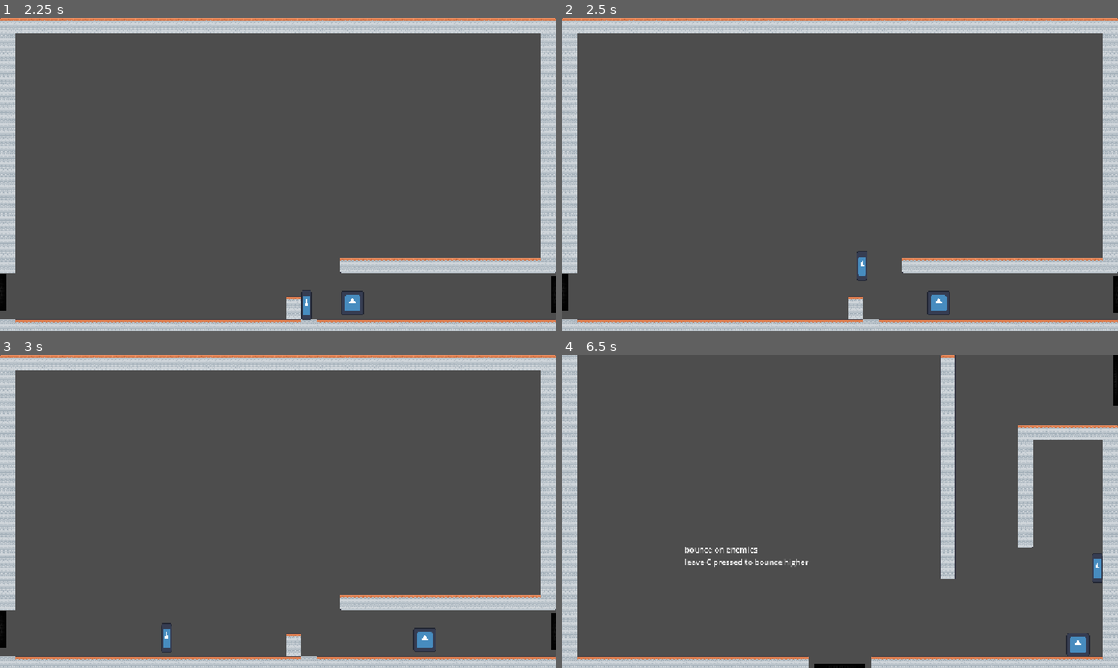
Above: before the commit, frames 1-4 (two rows, left to right).
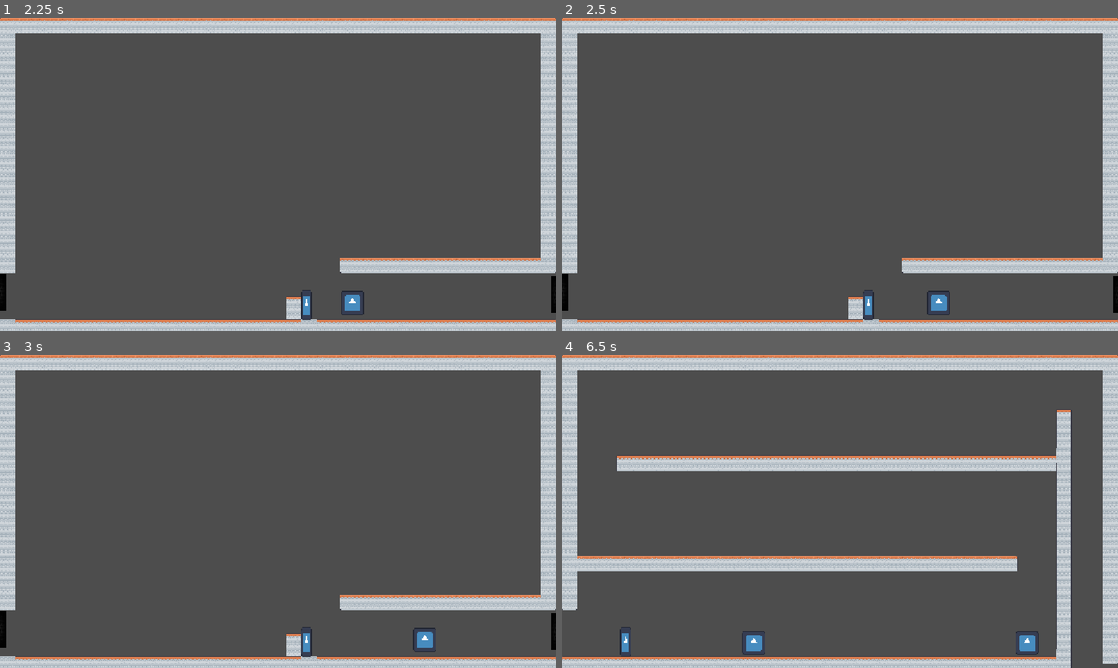
Above: after the commit, the same moments.

Repository: leclasan/mountain_game
Game: Godot game, scene res://scenes/levels/sewers_2.tscn
Two runs of this game, one before a commit and one after it. Both use one fixed random seed, a clock stepped at 60 frames per second and the inputs below. This scene is started directly instead of the project's main scene. The engine's default icon, where the game draws it, is replaced by a stand-in: a white triangle on a blue panel in a dark square.
Inputs (mouse positions are in pixels of both pictures, inside the frame that each line leads up to):
- Up to frame 1 (2.25 s): tap Enter at 0.5 s; move the mouse to (250, 237) at 0.52 s; hold Right (right) 0.53-2.03 s; tap X (rope) at 0.6, 1.35 s; click (250, 237) at 0.67 s; tap C (jump) at 0.77, 1.52 s; move the mouse to (444, 221) at 1.27 s; move the mouse to (111, 127) at 2.02 s; hold Left (left) from 2.03 s (still down); tap Alt at 2.1 s
- Up to frame 2 (2.5 s): keep holding Left (left); tap X (rope) at 2.3 s
- Up to frame 3 (3 s): keep holding Left (left); move the mouse to (305, 511) at 2.77 s; tap Shift at 2.85 s; click (305, 511) at 2.92 s
- Up to frame 4 (6.5 s): tap C (jump) at 3.02, 3.77, 4.52, 6.02 s; tap X (rope) at 3.05, 3.6, 4.35, 5.3, 6.05 s; move the mouse to (756, 433) at 3.52 s; move the mouse to (962, 495) at 4.27 s; release Left (left) at 4.28 s; hold Right (right) from 4.28 s (still down); move the mouse to (728, 527) at 5.02 s; tap Alt at 5.1 s; click (728, 527) at 5.17 s; move the mouse to (895, 442) at 5.77 s; tap Shift at 5.85 s

Frame 1 is identical in both runs. In frame 2, 0.2% of the frame differs, in the area x 53-57%, y 74-97%; in frame 3, 0.2%; in frame 4, 19%, in the area x 0-100%, y 0-100%.

Commit message:
upgrades to player rope

Diff:
--- a/scripts/player/player.gd
+++ b/scripts/player/player.gd
@@ -21,6 +21,7 @@
 var state = States.FALLING
 
 var rope_pos = Vector2.ZERO
+var rope_speed = 500.0
 
 func _ready() -> void:
 	pass
@@ -95,13 +96,18 @@
 			walljump_dir = -sign(get_wall_normal().x)
 			state = States.FALLING
 		States.ROPE:
-			position = rope_pos
-			state = States.JUMP
+			position.x = move_toward(position.x, rope_pos.x, rope_speed * get_process_delta_time())
+			position.y = move_toward(position.y, rope_pos.y, rope_speed * get_process_delta_time())
+			if position >= rope_pos - Vector2(1, 1) and position <= rope_pos + Vector2(1, 1):
+				state = States.FALLING
 			velocity = Vector2.ZERO
 
 func rope_detect_rotate():
 	var rope_direction = Input.get_vector("left", "right", "up", "down")
-	rope_direction = sign(rope_direction) * Vector2(10000,10000) * global_position
+	if (rope_direction.x != 0.0) and (rope_direction.y != 0.0):
+		rope_direction = sign(rope_direction) * Vector2(10000,10000)
+	else:
+		rope_direction = sign(rope_direction) * Vector2(10000, 10000) * global_position
 	if rope_direction:
 		rope_detect.look_at(rope_direction)
 	if Input.is_action_just_pressed("rope"):
